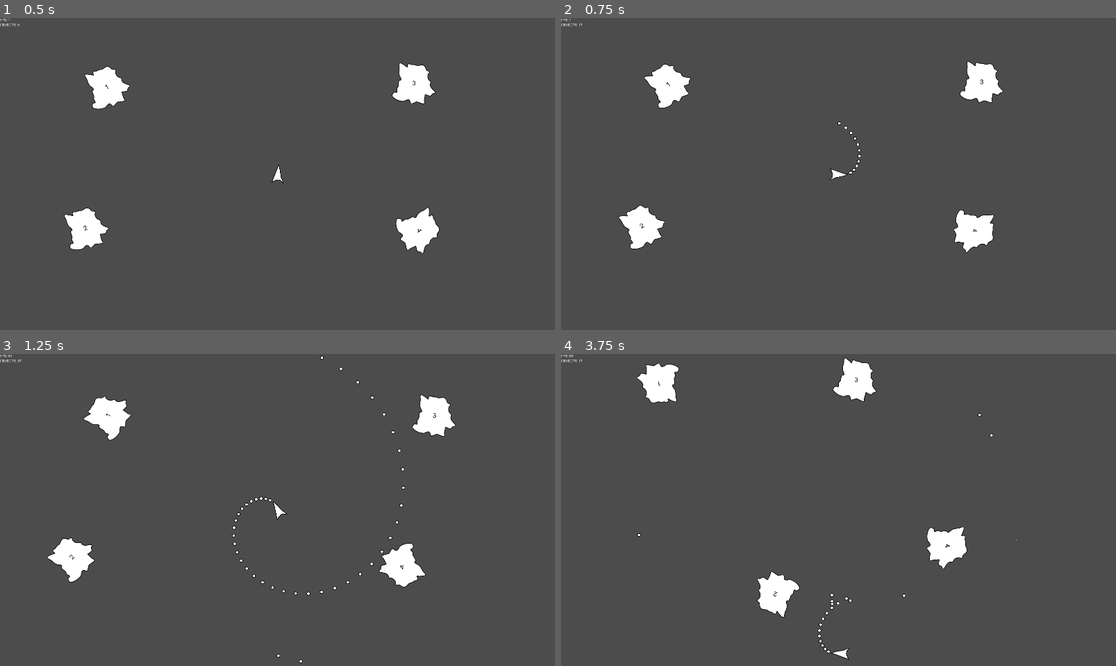
Above: before the commit, frames 1-4 (two rows, left to right).
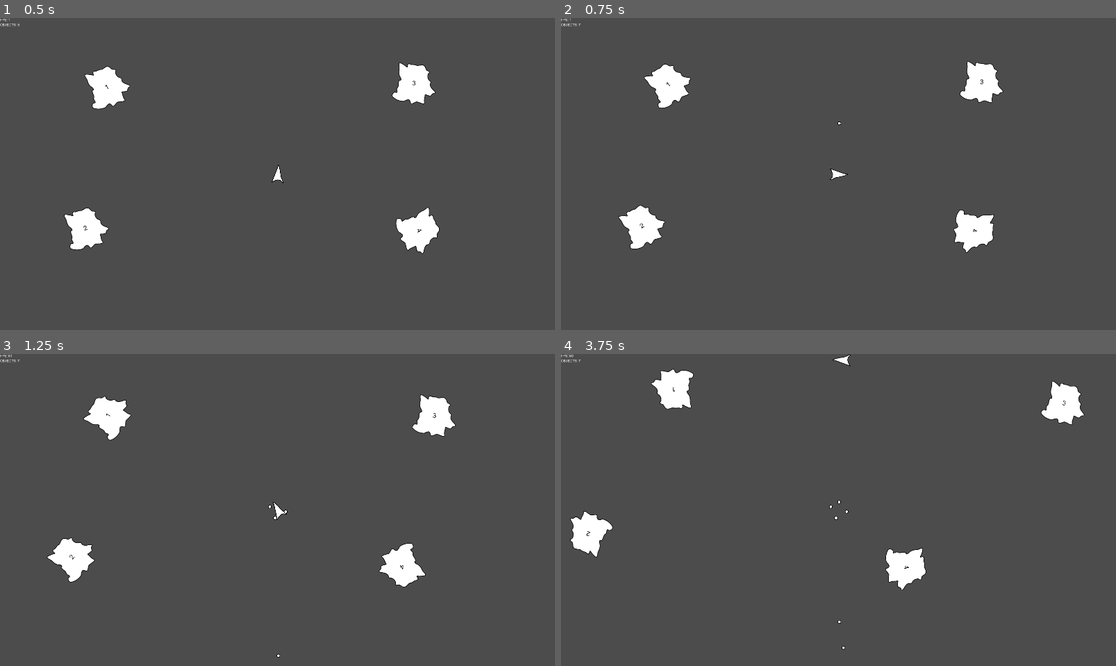
Above: after the commit, the same moments.

Repository: ETdoFresh/kasteroids
Game: Godot game, scene res://world.tscn
Two runs of this game, one before a commit and one after it. Both use one fixed random seed, a clock stepped at 60 frames per second and the inputs below.
Inputs:
- Up to frame 1 (0.5 s): no input
- Up to frame 2 (0.75 s): tap Enter at 0.5 s; hold D (player_right) from 0.53 s (still down); hold Space (player_fire) from 0.53 s (still down)
- Up to frame 3 (1.25 s): keep holding D (player_right); keep holding Space (player_fire)
- Up to frame 4 (3.75 s): release D (player_right) at 1.28 s; release Space (player_fire) at 1.28 s; hold Down (player_down) 1.28-2.03 s; tap Space (player_fire) at 1.35, 2.3, 3.05 s; hold D (player_right) 2.03-2.78 s; hold Ctrl 2.03-2.78 s; hold Up (player_up) 2.78-3.53 s; tap R at 2.85 s; hold A (player_left) from 3.53 s (still down); hold Space (player_fire) from 3.53 s (still down)

Frame 1 is identical in both runs. In frame 2, less than 0.1% of the frame differs, in the area x 3-55%, y 1-51%; in frame 3, 0.3%; in frame 4, 5.2%, in the area x 1-95%, y 0-98%.

Commit message:
For debugging purposes, restored chain instead of nested functional calls. Restore cooldown on ship.fire.

Diff:
--- a/functions/ship.gd
+++ b/functions/ship.gd
@@ -33,3 +33,10 @@
         ship = ship.duplicate()
         ship.cooldown_timer -= delta
     return ship
+
+static func fire(_key, ship: Dictionary) -> Dictionary:
+    if is_ready_to_fire(ship):
+        if ship.input.fire:
+            ship = ship.duplicate()
+            ship.cooldown_timer = ship.cooldown
+    return ship
--- a/functions/simulate.gd
+++ b/functions/simulate.gd
@@ -6,10 +6,18 @@
 static func reduce(dict, func_ref, acc): return DictionaryFunctions.reduce(dict, func_ref, acc)
 
 static func simulate_ships(_key, objects, delta):
-    return merge(objects,
-        map(filter(objects,
-        funcref(ShipFunctions, "is_ship")),
-        funcref(ShipFunctions, "simulate"), delta))
+    var result = objects
+    result = filter(result, funcref(ShipFunctions, "is_ship"))
+    result = map(result, funcref(ShipFunctions, "simulate"), delta)
+    result = merge(objects, result)
+    return result
+
+static func simulate_ship_fire(_key, objects):
+    var result = objects
+    result = filter(result, funcref(ShipFunctions, "is_ship"))
+    result = map(result, funcref(ShipFunctions, "fire"))
+    result = merge(objects, result)
+    return result
 
 static func simulate_physics(_key, objects: Dictionary, delta: float) -> Dictionary:
     objects = objects.duplicate()
--- a/functions/state.gd
+++ b/functions/state.gd
@@ -12,35 +12,41 @@
     return {"tick": 0, "objects": {}, "next_id": 1}
 
 static func initial_state(children: Array):
-    return exec_on(exec_on(reduce(map(children,
-        funcref(NodeFunctions, "to_dictionary")),
-        funcref(ObjectFunctions, "assign_id"), empty_state()),
-        "objects", funcref(InitializeFunctions, "randomize_asteroids")),
-        "objects", funcref(NodeFunctions, "update_sprite_scale")) # Side-effect
+    var result = children
+    result = map(result, funcref(NodeFunctions, "to_dictionary"))
+    result = reduce(result, funcref(ObjectFunctions, "assign_id"), empty_state())
+    result = exec_on(result, "objects", funcref(InitializeFunctions, "randomize_asteroids"))
+    result = exec_on(result, "objects", funcref(NodeFunctions, "update_sprite_scale")) # Side-effect)
+    return result
 
 static func simulate(state: Dictionary, delta: float, world: Node) -> Dictionary:
-    return exec_on(delete_objects(map_on(map_on(map_on(map_on(map_on(map_on(exec_on(add_bullets(exec_on(merge(state,
-        {"tick": state.tick + 1, "delta": delta, "world": world}),
-        "objects", funcref(SimulateFunctions, "simulate_ships"), delta),
-        world), # add_bullets() # Side-effect
-        "objects", funcref(SimulateFunctions, "simulate_physics"), delta),
-        "objects", funcref(WrapFunctions, "wrap")),
-        "objects", funcref(SoundFunctions, "play_collision_sound")), # Side-effect
-        "objects", funcref(BulletFunctions, "delete_on_collide")),
-        "objects", funcref(BulletFunctions, "delete_on_timer"), delta),
-        "objects", funcref(BulletFunctions, "spawn_bullet_particles_on_destroy"), world), # Side-effect
-        "objects", funcref(NodeFunctions, "queue_free")) # Side-effect
-        ), # delete_objects()
-        "objects", funcref(NodeFunctions, "update_sprite_scale")) # Side-effect
+    var result = state
+    result = merge(result, {"tick": state.tick + 1, "delta": delta, "world": world})
+    result = exec_on(result, "objects", funcref(SimulateFunctions, "simulate_ships"), delta)
+    result = add_bullets(result, world) # Side-effect
+    result = exec_on(result, "objects", funcref(SimulateFunctions, "simulate_ship_fire"))
+    result = exec_on(result, "objects", funcref(SimulateFunctions, "simulate_physics"), delta)
+    result = map_on(result, "objects", funcref(WrapFunctions, "wrap"))
+    result = map_on(result, "objects", funcref(SoundFunctions, "play_collision_sound")) # Side-effect
+    result = map_on(result, "objects", funcref(BulletFunctions, "delete_on_collide"))
+    result = map_on(result, "objects", funcref(BulletFunctions, "delete_on_timer"), delta)
+    result = map_on(result, "objects", funcref(BulletFunctions, "spawn_bullet_particles_on_destroy"), world)
+    result = map_on(result, "objects", funcref(NodeFunctions, "queue_free")) # Side-effect
+    result = delete_objects(result)
+    result = exec_on(result, "objects", funcref(NodeFunctions, "update_sprite_scale")) # Side-effect
+    return result
 
 static func add_bullets(state, world) -> Dictionary:
-    return merge(state, reduce(
+    var result = reduce(
         BulletFunctions.shoot_bullets(state.objects, world),
         funcref(ObjectFunctions, "assign_id"),
-        update(state, "objects", {})))
+        update(state, "objects", {}))
+    result = merge(result, state)
+    return result
 
 static func delete_objects(state) -> Dictionary:
-    return reduce(
+    var result = reduce(
         filter(state.objects, funcref(QueueFreeFunctions, "is_queue_free")).keys(),
         funcref(ObjectFunctions, "erase_objects"),
         state)
+    return result
